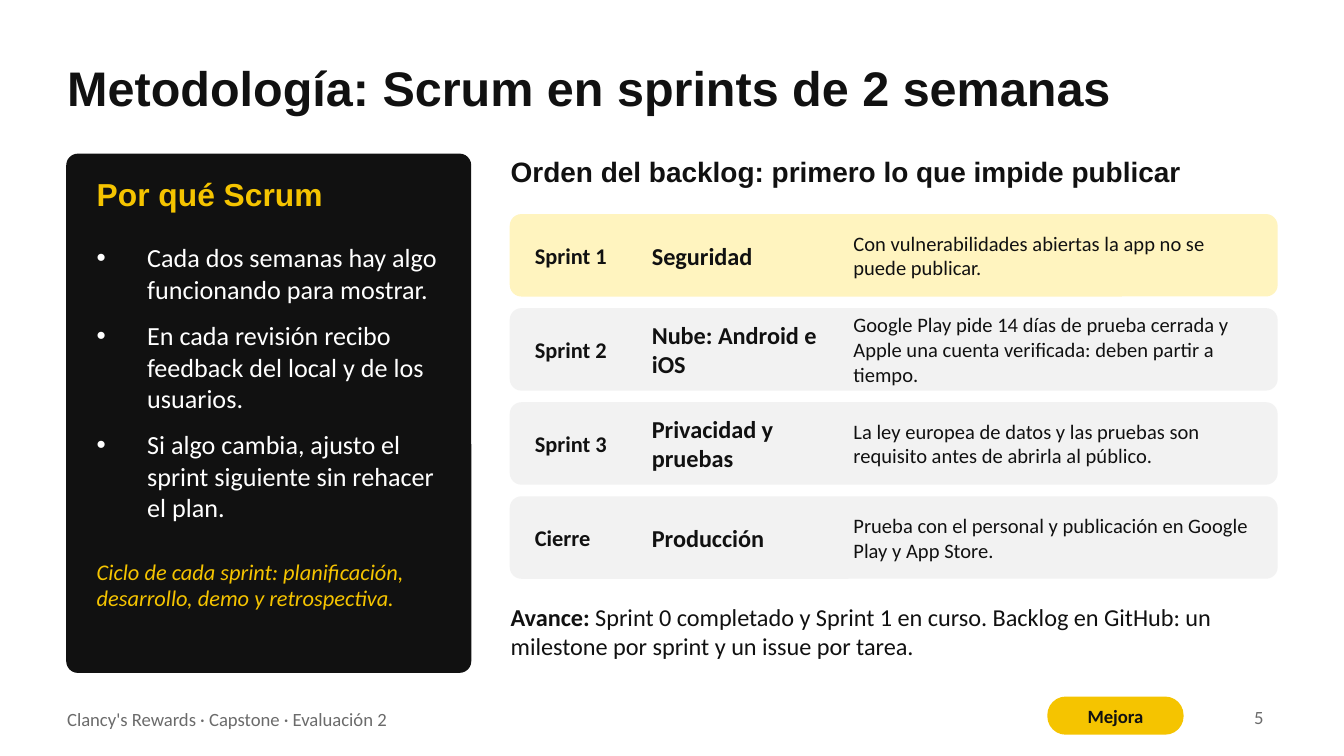
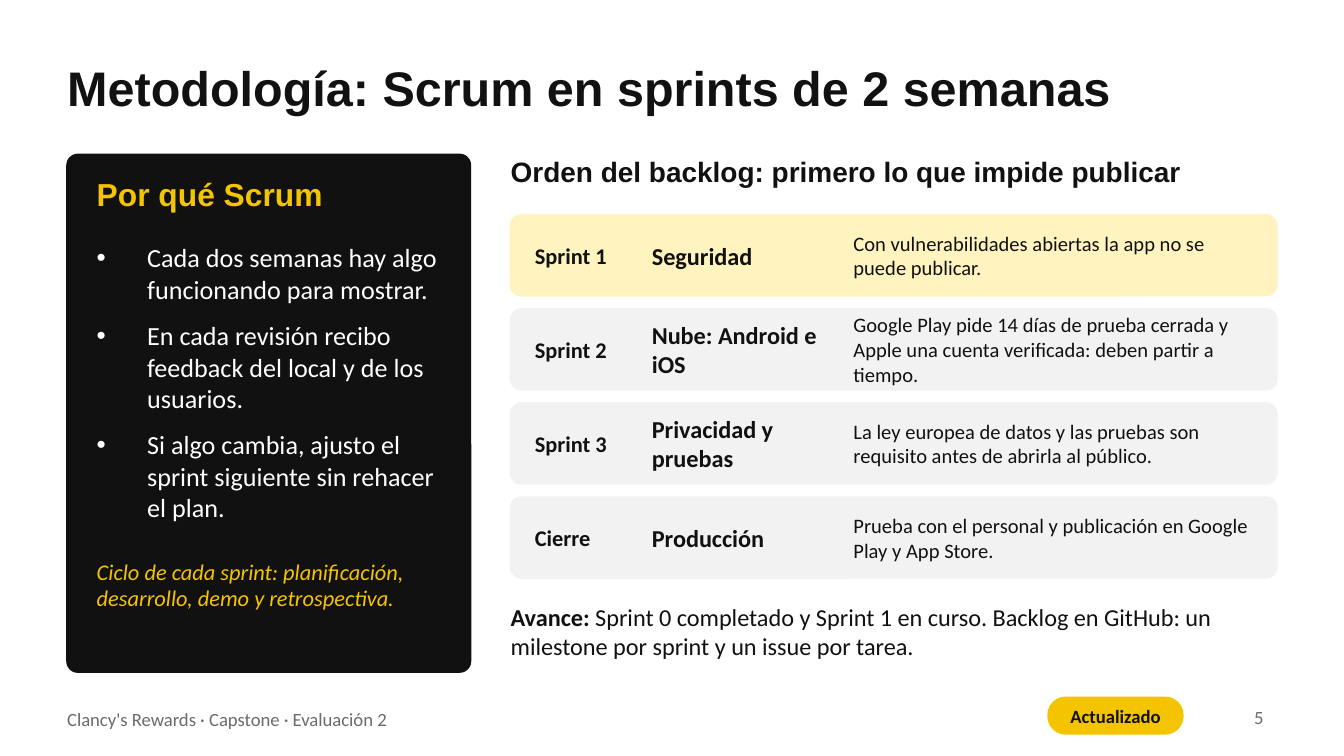
Before and after one commit to 44ndy/clancys-rewards, a slide deck: slide 5 of Fase 2/Evidencias Proyecto/Presentación Proyecto.pptx. Drawn at 1344x756 pixels with LibreOffice and Linux fonts; fonts in the diff are those of the drawing. Boxes give left, top, right and bottom in pixels: in the first picture for what was removed or moved away, otherwise in the second. Text is boxed around its words. In the diff, an @@ line names an element or a change of style, - is before the commit and + after.

```diff
--- a/Fase 2/Evidencias Proyecto/Presentación Proyecto.pptx
+++ b/Fase 2/Evidencias Proyecto/Presentación Proyecto.pptx
@@ text at <box>1070,710,1160,723</box>: text changed @@
-Mejora
+Actualizado
```
Also in this commit, not shown: 4 other slides changed.
